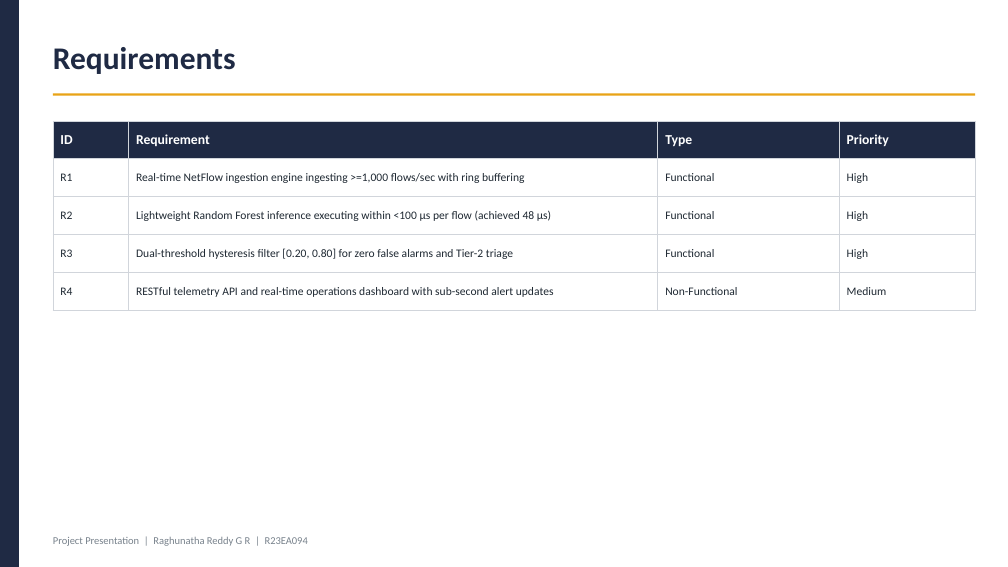
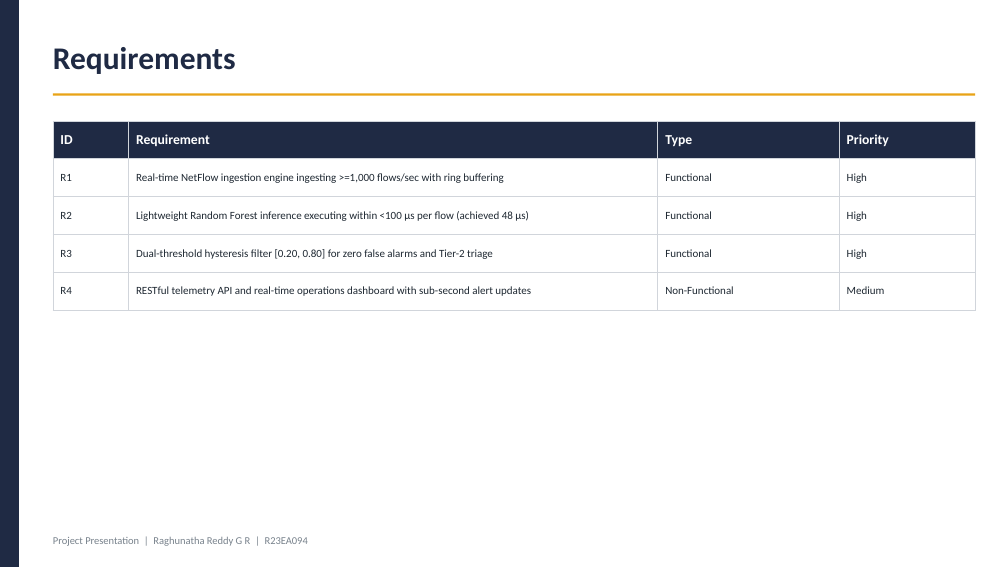
Before and after one commit to Raghunath2604/RIO_PROJECT-SMART_CITY-, a slide deck: slide 4 of docs/Project_Presentation_R23EA094.pptx. Drawn at 1008x567 pixels with LibreOffice and Linux fonts; fonts in the diff are those of the drawing. Boxes give left, top, right and bottom in pixels: in the first picture for what was removed or moved away, otherwise in the second. Text is boxed around its words. In the diff, an @@ line names an element or a change of style, - is before the commit and + after.

```diff
--- a/docs/Project_Presentation_R23EA094.pptx
+++ b/docs/Project_Presentation_R23EA094.pptx
@@ table at (x1=53, y1=121, x2=975, y2=310) @@
@@ size 11 to 10.5 pt @@
```
Also in this commit, not shown: 9 other slides changed, 25 other files.
